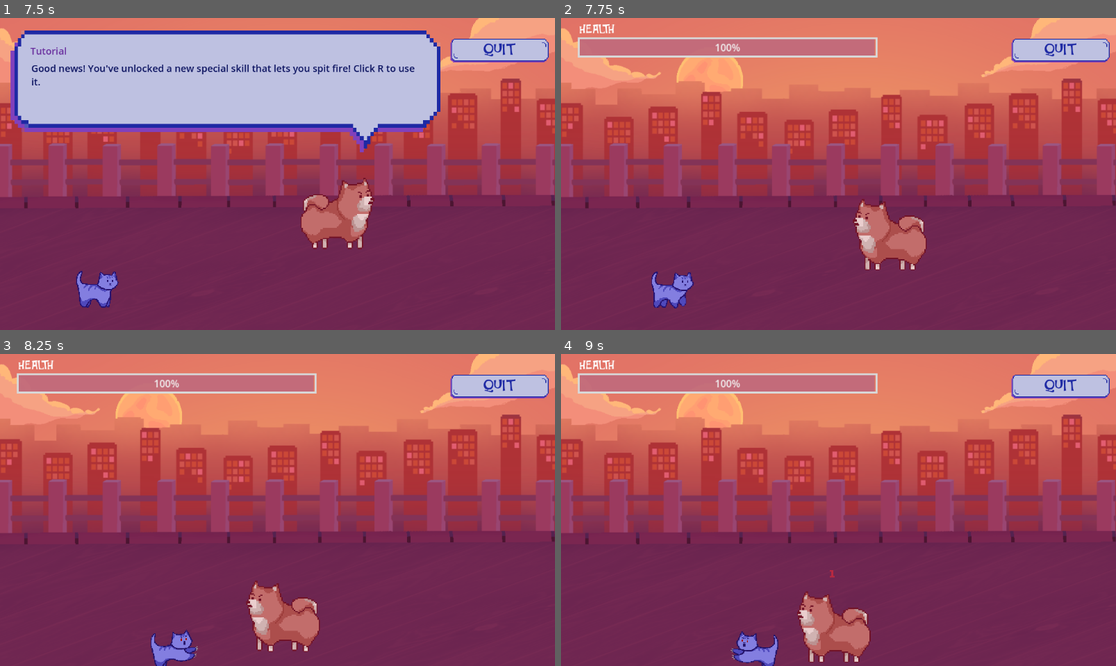
Above: before the commit, frames 1-4 (two rows, left to right).
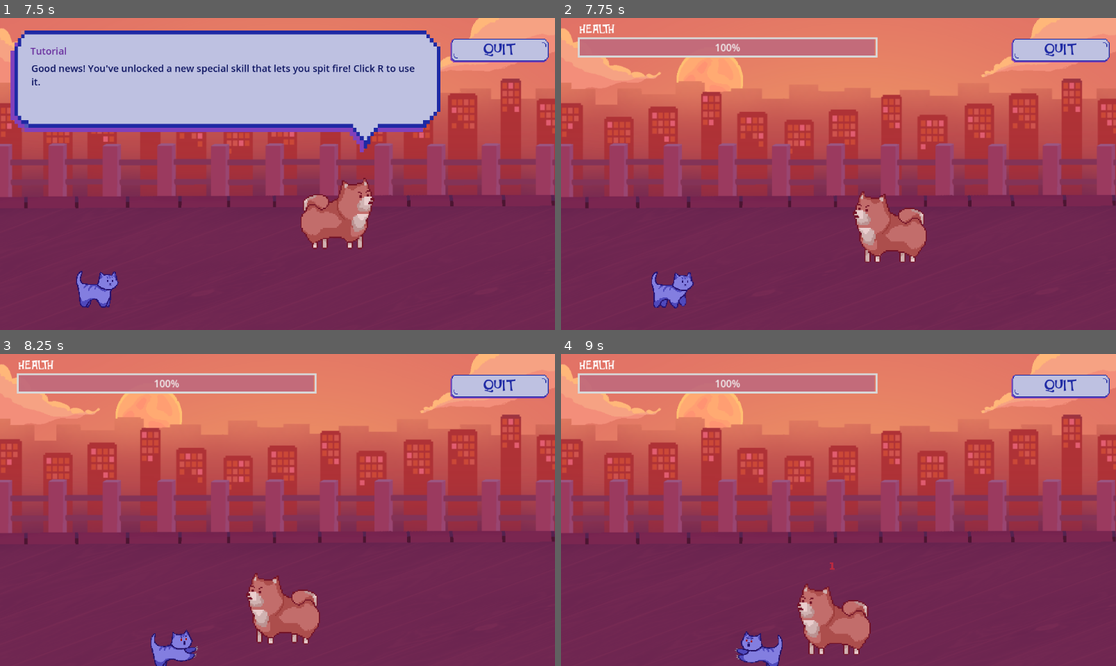
Above: after the commit, the same moments.

Repository: purple-affogato/magic-xmas-cat-game
Game: Godot game, scene res://future_level.tscn
Same seed, same stepped clock (60 frames per second), same inputs: the game is played once before the commit and once after it. This scene is started directly instead of the project's main scene.
Inputs:
- Up to frame 1 (7.5 s): tap Enter (ui_accept) at 0.5, 0.77, 1.25, 1.52, 3.02, 3.77, 4.52, 6.02, 6.5, 6.77, 7.25 s; hold Right (ui_right) 0.53-1.28 s; tap Q (normal_attack) every 0.75 s from 0.6 to 7.35 s; hold Down (ui_down) 1.28-2.03 s; hold Right (ui_right) 2.03-2.78 s; hold Up (ui_up) 2.78-3.53 s; hold Left (ui_left) 3.53-5.03 s; hold Down (ui_down) 5.03-5.78 s; hold Right (ui_right) 5.78-6.53 s; hold Up (ui_up) 6.53-7.28 s; hold Right (ui_right) from 7.28 s (still down)
- Up to frame 2 (7.75 s): keep holding Right (ui_right); tap Enter (ui_accept) at 7.52 s
- Up to frame 3 (8.25 s): release Right (ui_right) at 8.03 s; hold Down (ui_down) from 8.03 s (still down); tap Q (normal_attack) at 8.1 s
- Up to frame 4 (9 s): release Down (ui_down) at 8.78 s; hold Left (ui_left) from 8.78 s (still down); tap Q (normal_attack) at 8.85 s

Frame 1 is identical in both runs. In frame 2, 1.6% of the frame differs, in the area x 52-66%, y 55-81%; in frame 3, 1.6%; in frame 4, 2.1%, in the area x 30-56%, y 66-100%.

Commit message:
made changes to dog so player won't get trappeeed

Diff:
--- a/dog.gd
+++ b/dog.gd
@@ -22,7 +22,7 @@
 		if flip:
 			scale.x = -scale.x
 			flip = false
-	if abs(playerX - self.position.x) <= 170 and abs(playerY - self.position.y) <= 100:
+	if abs(playerX - self.position.x) <= 170 and abs(playerY - self.position.y) <= 140:
 		velocity.x = 0
 		velocity.y = 0
 		if atk:
@@ -35,7 +35,7 @@
 				velocity.x = -SPEED
 			else:
 				velocity.x = SPEED
-		if abs(playerY - self.position.y) >= 100:
+		if abs(playerY - self.position.y) >= 140:
 			if self.position.y > playerY: # go up
 				velocity.y = -SPEED
 			else:
--- a/dog.tscn
+++ b/dog.tscn
@@ -85,7 +85,7 @@
 }]
 
 [sub_resource type="RectangleShape2D" id="RectangleShape2D_bwfua"]
-size = Vector2(149, 145)
+size = Vector2(135, 125)
 
 [sub_resource type="RectangleShape2D" id="RectangleShape2D_81egc"]
 size = Vector2(70, 109)
@@ -102,7 +102,7 @@
 animation = &"attack"
 
 [node name="CollisionShape2D" type="CollisionShape2D" parent="."]
-position = Vector2(-2.5, -6.5)
+position = Vector2(-4.5, -0.5)
 shape = SubResource("RectangleShape2D_bwfua")
 
 [node name="Attack" type="Area2D" parent="."]
